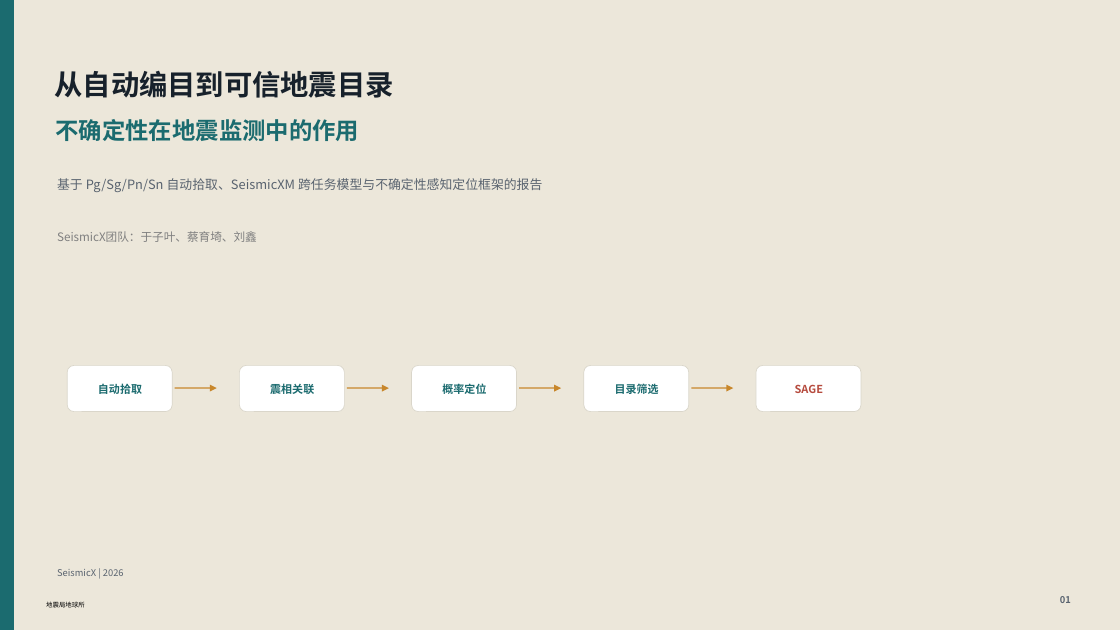
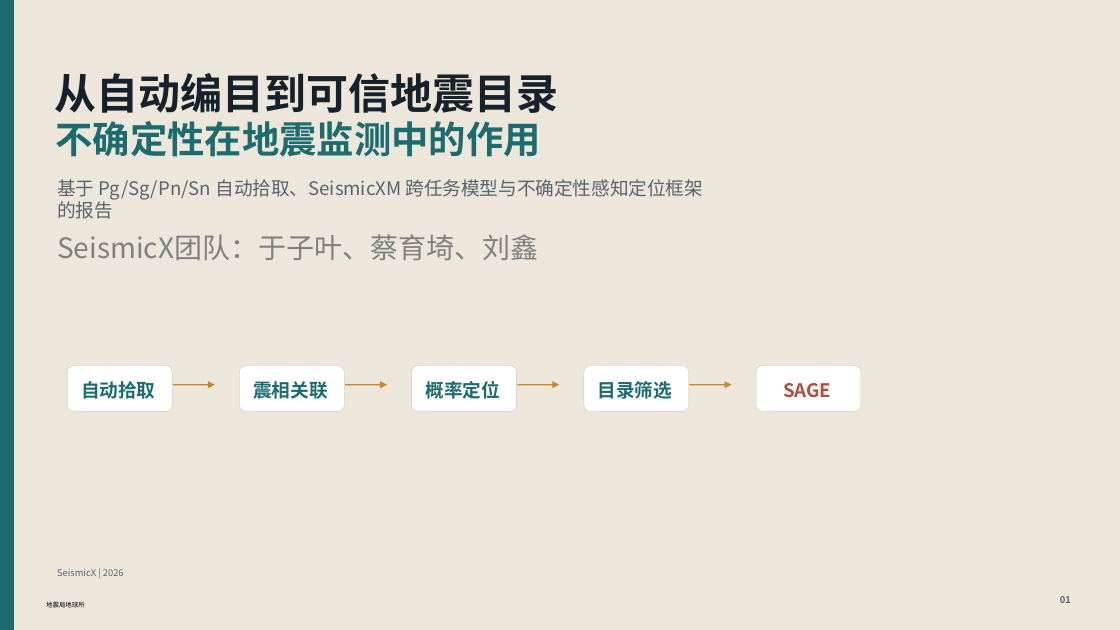
Before and after one commit to cangyeone/sage, a slide deck: slide 1 of deliverables/从自动编目到可信地震目录.pptx. Drawn at 1120x630 pixels with LibreOffice and Linux fonts; fonts in the diff are those of the drawing. Boxes give left, top, right and bottom in pixels: in the first picture for what was removed or moved away, otherwise in the second. Text is boxed around its words. In the diff, an @@ line names an element or a change of style, - is before the commit and + after.

```diff
--- a/deliverables/从自动编目到可信地震目录.pptx
+++ b/deliverables/从自动编目到可信地震目录.pptx
@@ text "从自动编目到可信地震目录" at (x1=55, y1=73, x2=559, y2=113): size 24.3 to 36 pt @@
@@ text "不确定性在地震监测中的作用" at (x1=55, y1=121, x2=540, y2=157): size 20 to 32 pt @@
@@ text "基于 Pg/Sg/Pn/Sn 自动拾取、SeismicXM 跨任务模型与不确定性感知定位框架的报告" at (x1=57, y1=179, x2=704, y2=219): size 11 to 16 pt @@
@@ text "SeismicX团队：于子叶、蔡育埼、刘鑫" at (x1=57, y1=234, x2=538, y2=260): size 10 to 24 pt @@
@@ size 9.4 to 16 pt in 5 elements at (x1=81, y1=381, x2=155, y2=399), (x1=783, y1=383, x2=831, y2=398), (x1=253, y1=381, x2=327, y2=399), (x1=425, y1=381, x2=499, y2=399), (x1=598, y1=381, x2=672, y2=399) @@
@@ 4 arrows moved together from (x1=175, y1=388, x2=734, y2=388) to (x1=173, y1=385, x2=732, y2=385) @@
```
Also in this commit, not shown: 12 other slides changed, 5 slides added, 16 other files.
